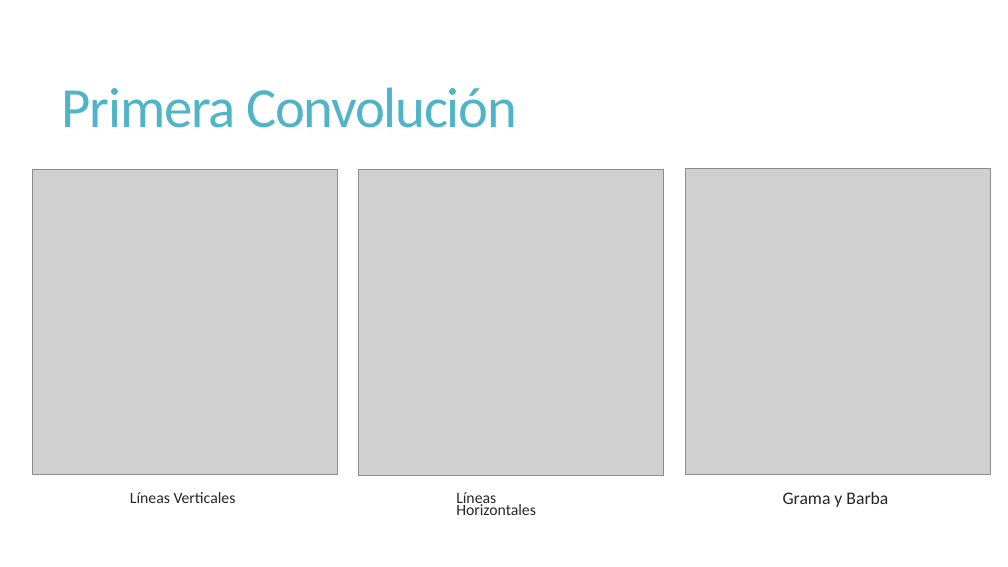
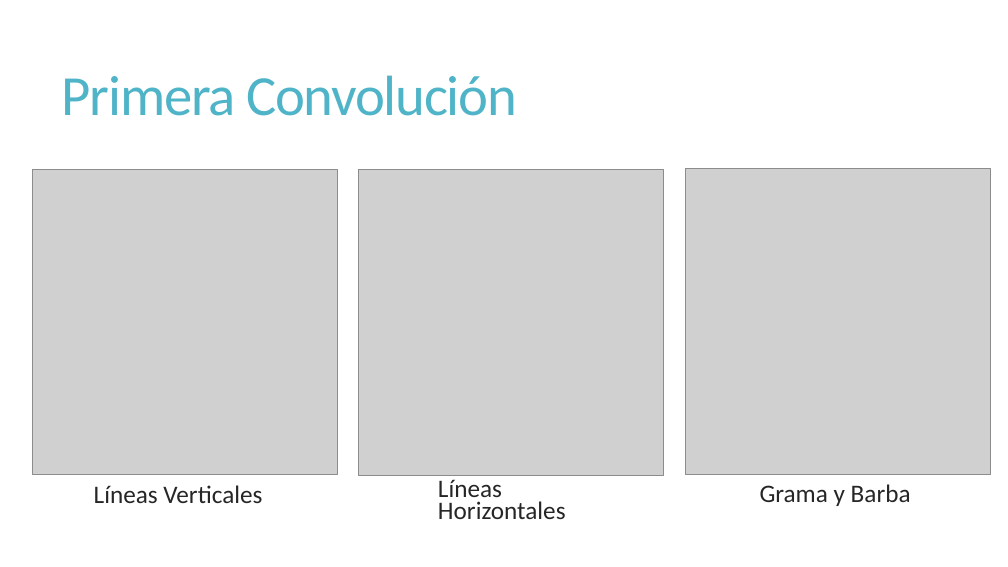
Before and after one commit to JoseGuzmanZamora/ArtClassification, a slide deck: slide 15 of ArtClassification.pptx. Drawn at 1008x567 pixels with LibreOffice and Linux fonts; fonts in the diff are those of the drawing; grey boxes stand for pictures. Boxes give left, top, right and bottom in pixels: in the first picture for what was removed or moved away, otherwise in the second. Text is boxed around its words. In the diff, an @@ line names an element or a change of style, - is before the commit and + after.

```diff
--- a/ArtClassification.pptx
+++ b/ArtClassification.pptx
@@ title "Primera Convolución": place and size @@
-title "Primera Convolución" at <box>62,87,517,128</box>
+title "Primera Convolución" at <box>62,75,517,116</box>
@@ text "Líneas Verticales": place and size @@
-text "Líneas Verticales" at <box>130,492,236,503</box>
+text "Líneas Verticales" at <box>94,485,262,503</box>
@@ text "Líneas Verticales" at <box>94,485,262,503</box>: size 15 to 24 pt; line spacing 0.65 to 0.85 @@
@@ text "Líneas Horizontales": place and size @@
-text "Líneas Horizontales" at <box>456,492,536,515</box>
+text "Líneas Horizontales" at <box>438,479,566,519</box>
@@ text "Líneas Horizontales" at <box>438,479,566,519</box>: size 15 to 24 pt; line spacing 0.65 to 0.75 @@
@@ text "Grama y Barba": place and size @@
-text "Grama y Barba" at <box>783,491,888,507</box>
+text "Grama y Barba" at <box>760,484,911,506</box>
@@ text "Grama y Barba" at <box>760,484,911,506</box>: size 16.8 to 24 pt; line spacing 0.65 to 0.85 @@
```
Also in this commit, not shown: 13 other slides changed, 2 slides added, 1 slide removed, 19 other files.
